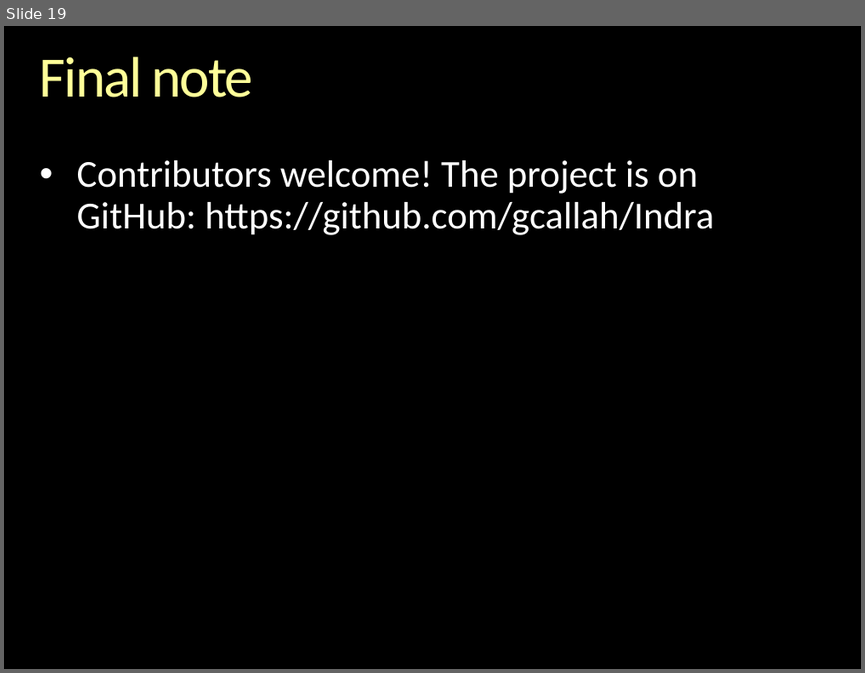
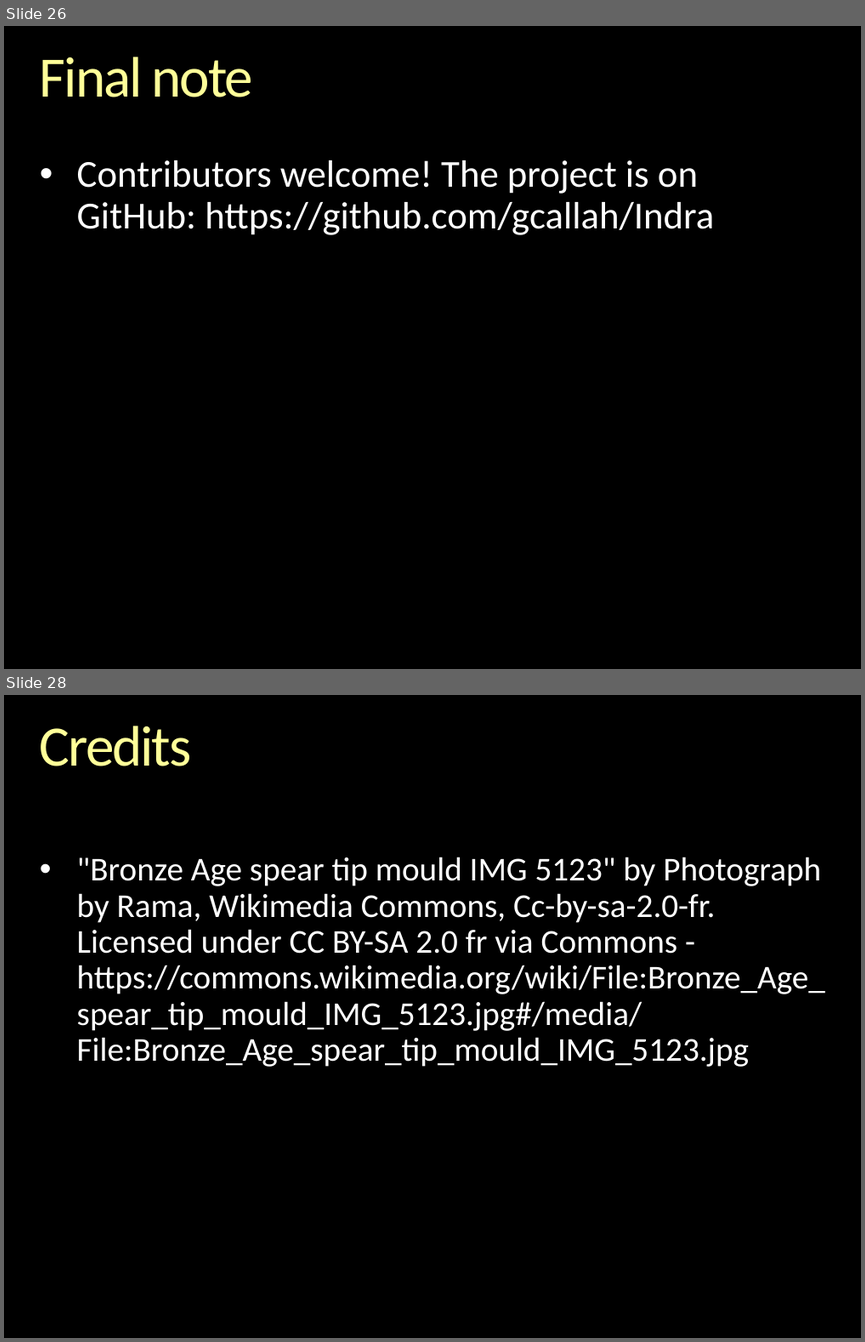
Before and after one commit to gcallah/indras_net, a slide deck: docs/ABMsAsAlgebraic.pptx. Shown one above the other, each under a label of ours: slide 19 before the commit, slides 26 and 28 after it; the slides between them are not shown. The pictures are 865x673 and 865x1342 pixels, drawn with LibreOffice and Linux fonts; fonts in the diff are those of the drawing; background and template pictures are left out. Boxes give left, top, right and bottom in pixels: in the first picture for what was removed or moved away, otherwise in the second. Text is boxed around its words. In the diff, an @@ line names an element or a change of style, - is before the commit and + after.

```diff
--- a/docs/ABMsAsAlgebraic.pptx
+++ b/docs/ABMsAsAlgebraic.pptx
@@ slide 28 added at (x1=4, y1=695, x2=861, y2=1338), background picture (left out) @@
@@ title added at (x1=40, y1=726, x2=192, y2=766), 48 pt, text gradient #FFFFB9 to #FFFF99 to #F6AE1E @@
+Credits
@@ text added at (x1=77, y1=857, x2=825, y2=1066), 28 pt, text #FFFFFF @@
+• "Bronze Age spear tip mould IMG 5123" by Photograph by Rama, Wikimedia Commons, Cc-by-sa-2.0-fr. Licensed under CC BY-SA 2.0 fr via Commons - https://commons.wikimedia.org/wiki/File:Bronze_Age_spear_tip_mould_IMG_5123.jpg#/media/File:Bronze_Age_spear_tip_mould_IMG_5123.jpg
@@ what was slide 19 is now slide 26 @@
```
Also in this commit, not shown: 5 slides changed, 7 other slides added, 1 other file.
